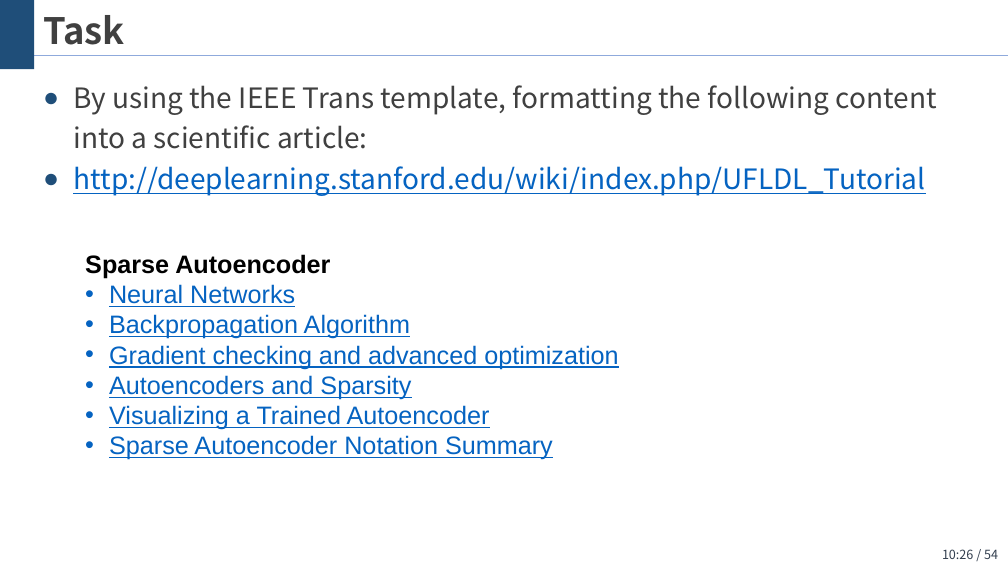
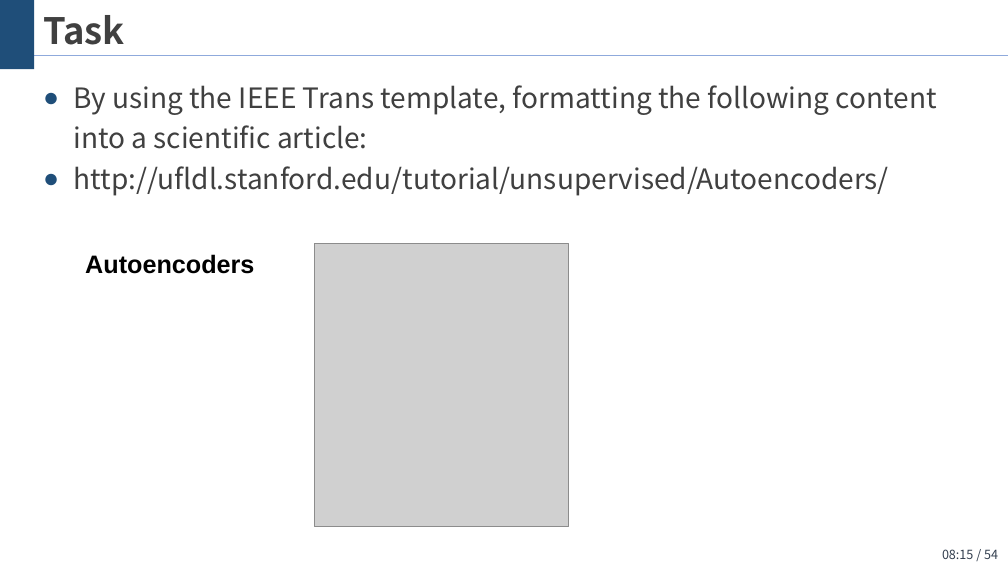
Before and after one commit to wangjin0818/Artificial_Intelligence_2021, a slide deck: slide 54 of chapter 06 - Latex programming/Latex简要教程.pptx. Drawn at 1008x567 pixels with LibreOffice and Linux fonts; fonts in the diff are those of the drawing; grey boxes stand for pictures; background and template pictures are left out. Boxes give left, top, right and bottom in pixels: in the first picture for what was removed or moved away, otherwise in the second. Text is boxed around its words. In the diff, an @@ line names an element or a change of style, - is before the commit and + after.

```diff
--- a/chapter 06 - Latex programming/Latex简要教程.pptx
+++ b/chapter 06 - Latex programming/Latex简要教程.pptx
@@ text at [73,166,888,196]: text changed; text colour #0563C1 to #404040 @@
-● http://deeplearning.stanford.edu/wiki/index.php/UFLDL_Tutorial
+● http://ufldl.stanford.edu/tutorial/unsupervised/Autoencoders/
@@ text at [85,254,254,274]: text changed; text colour #0563C1 to #000000; bold on @@
-Sparse Autoencoder
-• Neural Networks
-• Backpropagation Algorithm
-• Gradient checking and advanced optimization
-• Autoencoders and Sparsity
-• Visualizing a Trained Autoencoder
-• Sparse Autoencoder Notation Summary
+Autoencoders
@@ picture added at [314,243,570,526] @@
@@ page number at [942,549,998,559]: text changed @@
-10:26 / 54
+08:15 / 54
```
Also in this commit, not shown: 4 other files.
